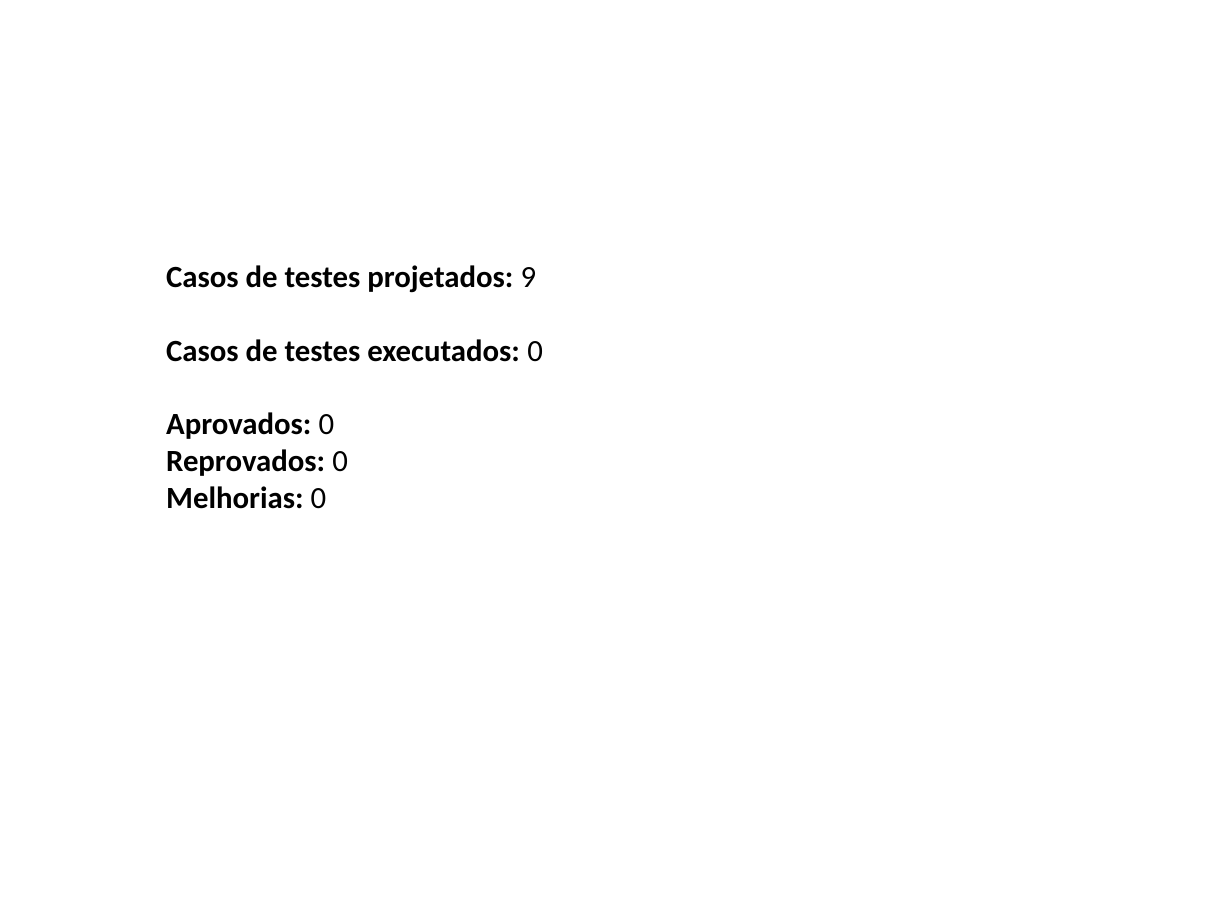
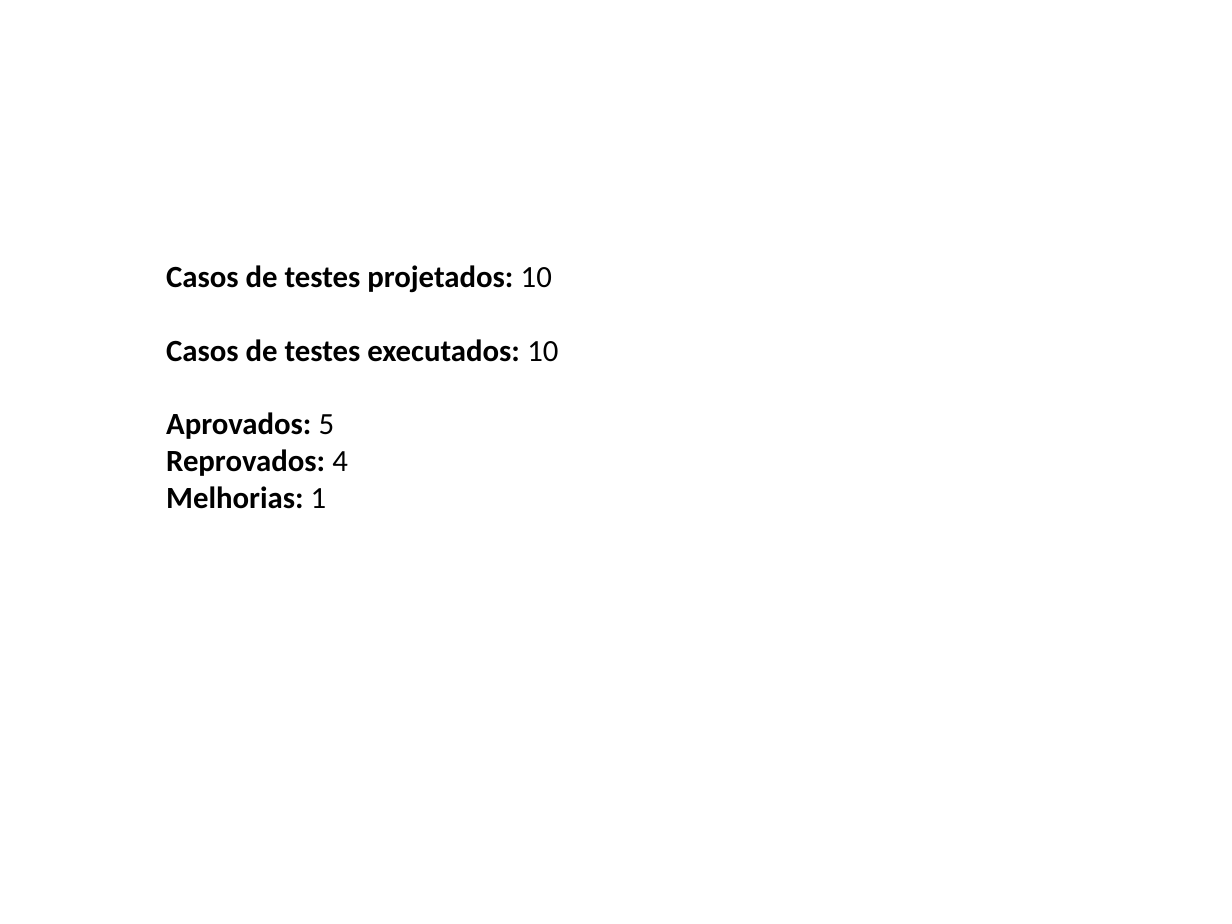
Before and after one commit to washingtonferreira/finderrors, a slide deck: slide 8 of FINDERRORS_-_Avaliação_dos_Testes.pptx. Drawn at 1232x924 pixels with LibreOffice and Linux fonts; fonts in the diff are those of the drawing; background and template pictures are left out. Boxes give left, top, right and bottom in pixels: in the first picture for what was removed or moved away, otherwise in the second. Text is boxed around its words. In the diff, an @@ line names an element or a change of style, - is before the commit and + after.

Commit message:
Atualização da Avaliação e Projeto de Testes
Documento de Avaliação dos Testes atualizado; Inclusão dos resultados
dos testes dos módulos Jogar e Interface Gráfica.

```diff
--- a/FINDERRORS_-_Avaliação_dos_Testes.pptx
+++ b/FINDERRORS_-_Avaliação_dos_Testes.pptx
@@ text at (166,265,558,509): text changed @@
-Casos de testes projetados: 9
-Casos de testes executados: 0
-Aprovados: 0
-Reprovados: 0
-Melhorias: 0
+Casos de testes projetados: 10
+Casos de testes executados: 10
+Aprovados: 5
+Reprovados: 4
+Melhorias: 1
```
Also in this commit, not shown: 4 other slides changed, 1 slide added, 1 other file.
